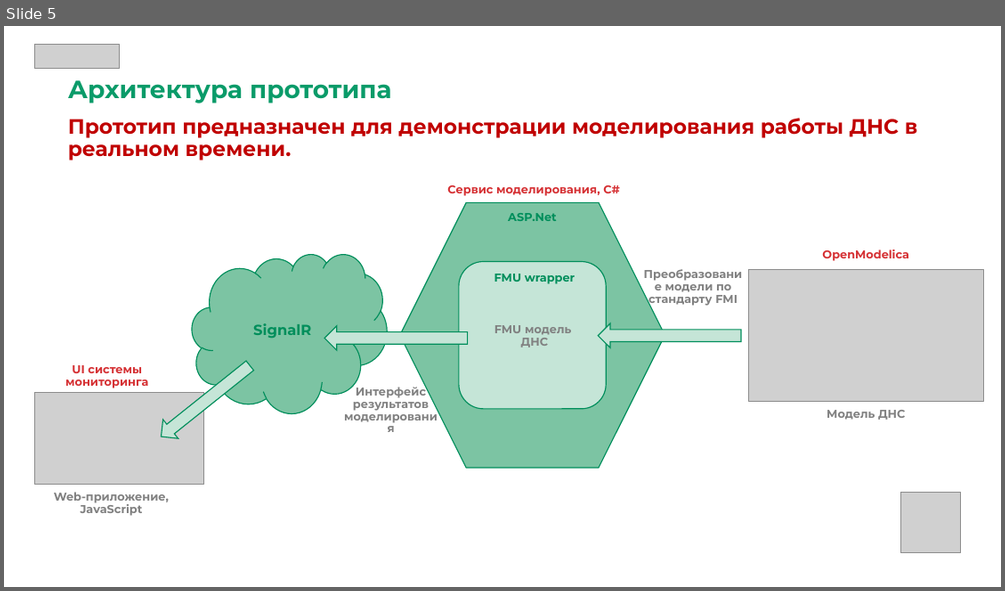
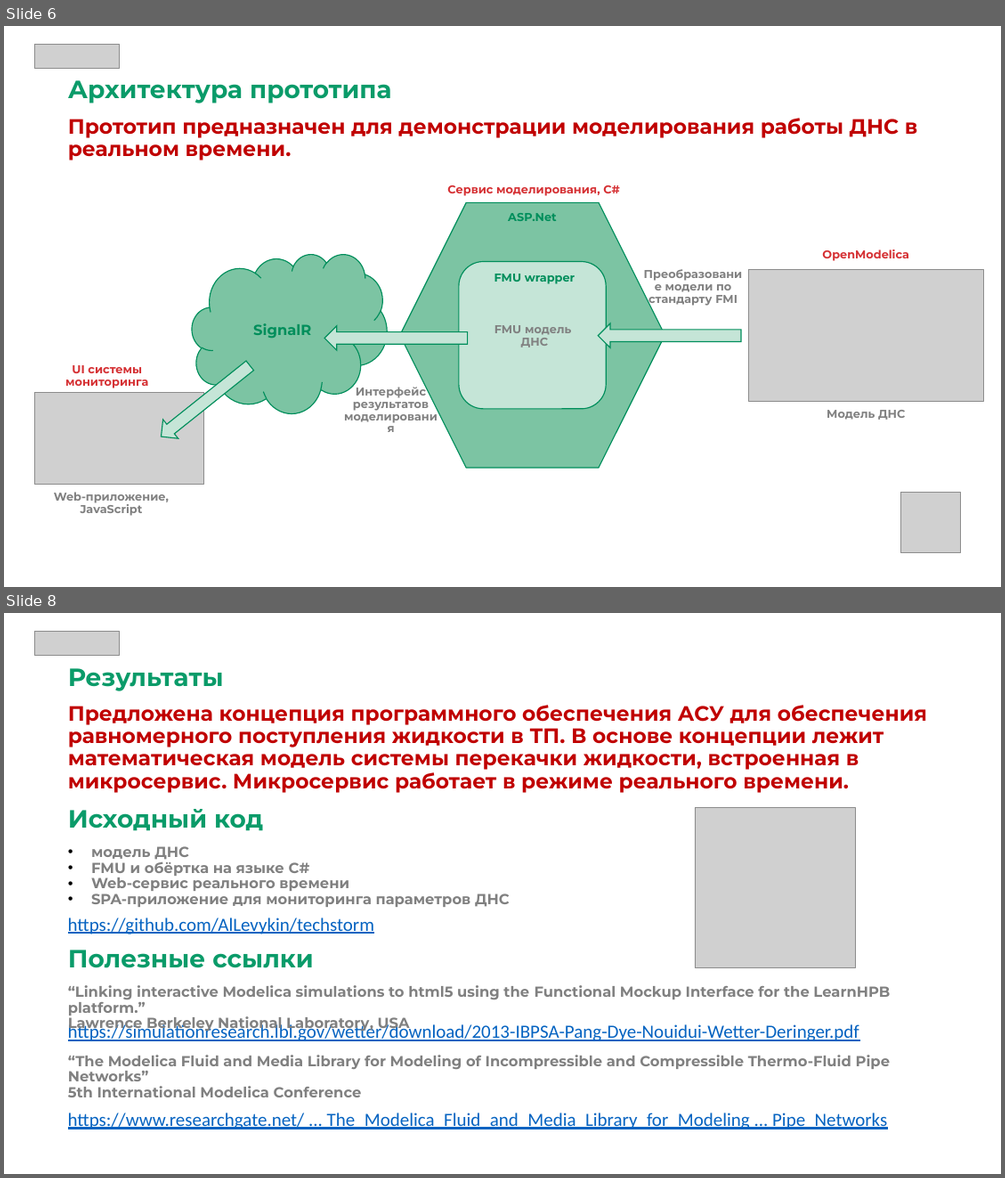
Before and after one commit to AlLevykin/techstorm, a slide deck: Презентация/Кейс2-SNZ-Левыкин.pptx. Shown one above the other, each under a label of ours: slide 5 before the commit, slides 6 and 8 after it; the slides between them are not shown. The pictures are 1005x591 and 1005x1178 pixels, drawn with LibreOffice and Linux fonts; fonts in the diff are those of the drawing; grey boxes stand for pictures. Boxes give left, top, right and bottom in pixels: in the first picture for what was removed or moved away, otherwise in the second. Text is boxed around its words. In the diff, an @@ line names an element or a change of style, - is before the commit and + after.

```diff
--- a/Презентация/Кейс2-SNZ-Левыкин.pptx
+++ b/Презентация/Кейс2-SNZ-Левыкин.pptx
@@ slide 8 added at [4,613,1001,1174], background #FFFFFF @@
@@ picture added at [34,631,120,656] @@
@@ text added at [68,668,224,691], 24 pt, text #0A9B69, bold @@
+Результаты
@@ text added at [68,705,927,793], 20 pt, text #C00000, bold @@
+Предложена концепция программного обеспечения АСУ для обеспечения равномерного поступления жидкости в ТП. В основе концепции лежит математическая модель системы перекачки жидкости, встроенная в микросервис. Микросервис работает в режиме реального времени.
@@ text added at [68,809,263,831], 24 pt, text #0A9B69, bold @@
+Исходный код
@@ picture added at [695,808,855,968] @@
@@ text added at [91,846,510,907], 14 pt, text #808080, bold @@
+• модель ДНС
+• FMU и обёртка на языке C#
+• Web-сервис реального времени
+• SPA-приложение для мониторинга параметров ДНС
@@ text added at [68,917,374,934], 18 pt, text #0563C1, underline @@
+https://github.com/AlLevykin/techstorm
@@ text added at [68,949,314,968], 24 pt, text #0A9B69, bold @@
+Полезные ссылки
@@ text added at [68,985,890,1033], 14 pt, text #808080, bold @@
+“Linking interactive Modelica simulations to html5 using the Functional Mockup Interface for the LearnHPB platform.”
+Lawrence Berkeley National Laboratory, USA
@@ text added at [68,1022,859,1041], 18 pt, text #0563C1, underline @@
+https://simulationresearch.lbl.gov/wetter/download/2013-IBPSA-Pang-Dye-Nouidui-Wetter-Deringer.pdf
@@ text added at [68,1054,890,1097], 14 pt, text #808080, bold @@
+“The Modelica Fluid and Media Library for Modeling of Incompressible and Compressible Thermo-Fluid Pipe Networks”
+5th International Modelica Conference
@@ text added at [68,1112,887,1129], 18 pt, text #0563C1, underline @@
+https://www.researchgate.net/ ... The_Modelica_Fluid_and_Media_Library_for_Modeling ... Pipe_Networks
@@ what was slide 5 is now slide 6 @@
```
Also in this commit, not shown: 1 slide changed, 1 other slide added.
